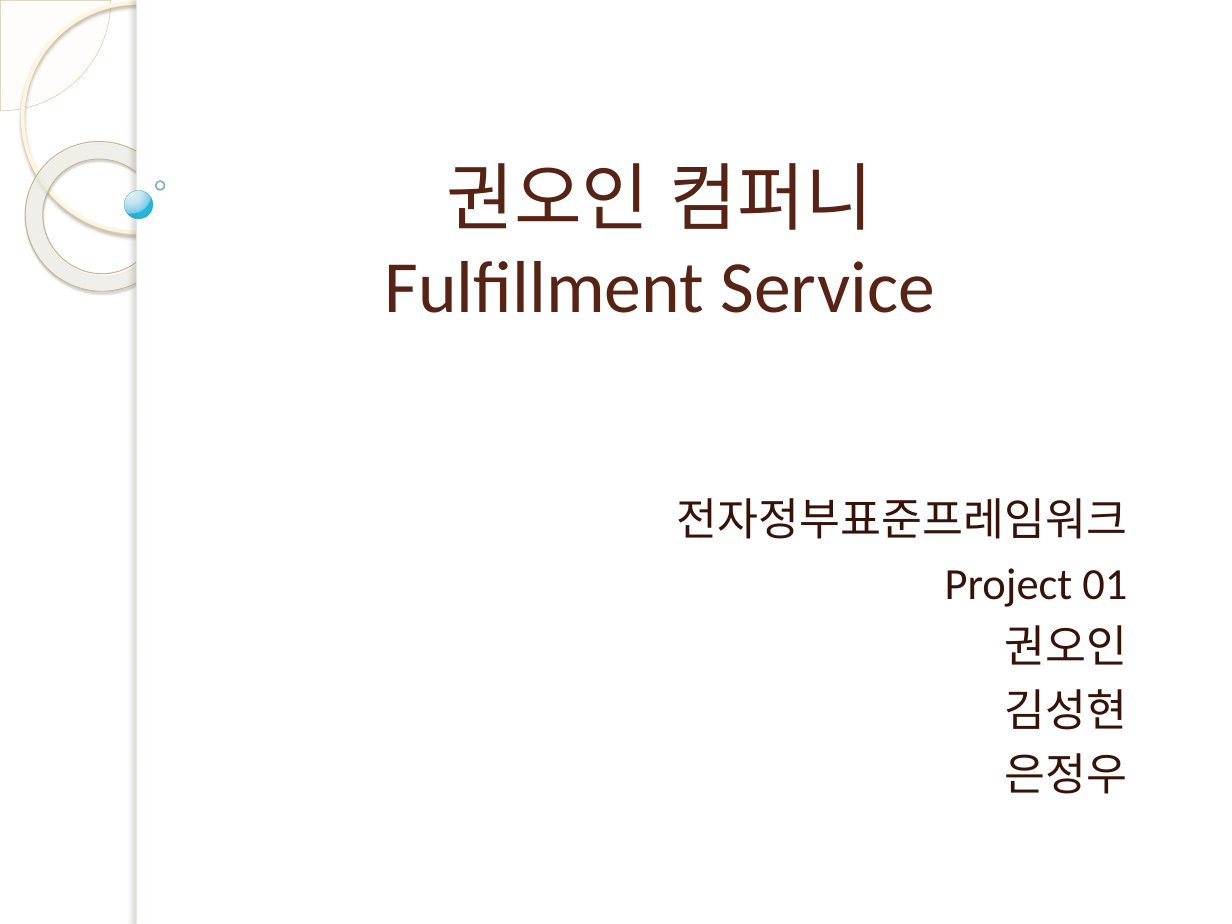
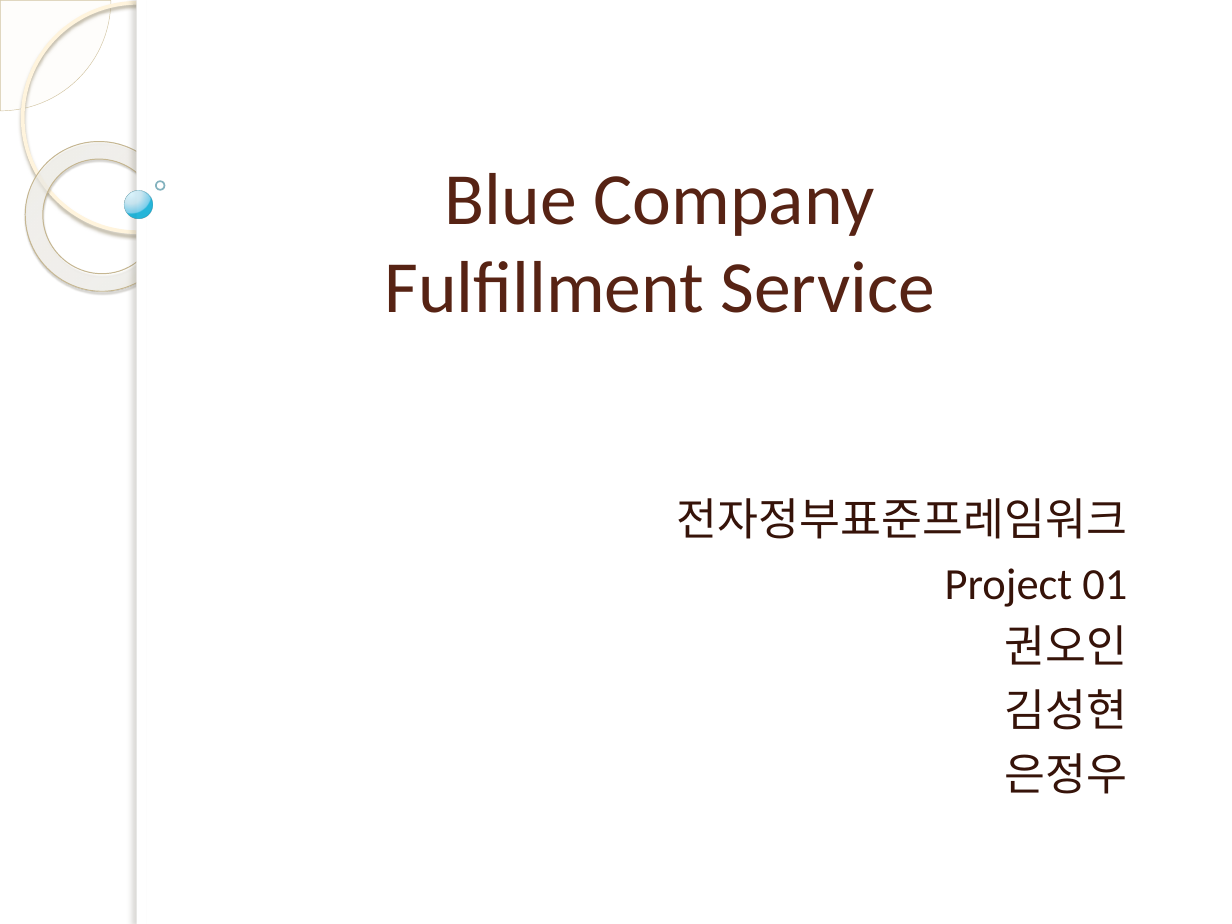
Before and after one commit to lx9203/fulfillmentBlue, a slide deck: slide 1 of 프레젠테이션1.pptx. Drawn at 1232x924 pixels with LibreOffice and Linux fonts; fonts in the diff are those of the drawing; background and template pictures are left out. Boxes give left, top, right and bottom in pixels: in the first picture for what was removed or moved away, otherwise in the second. Text is boxed around its words. In the diff, an @@ line names an element or a change of style, - is before the commit and + after.

```diff
--- a/프레젠테이션1.pptx
+++ b/프레젠테이션1.pptx
@@ title at <box>384,173,935,313</box>: text changed @@
-권오인 컴퍼니
-Fulfillment Service
+Blue Company
+Fulfillment Service
```
Also in this commit, not shown: 8 other slides changed.
